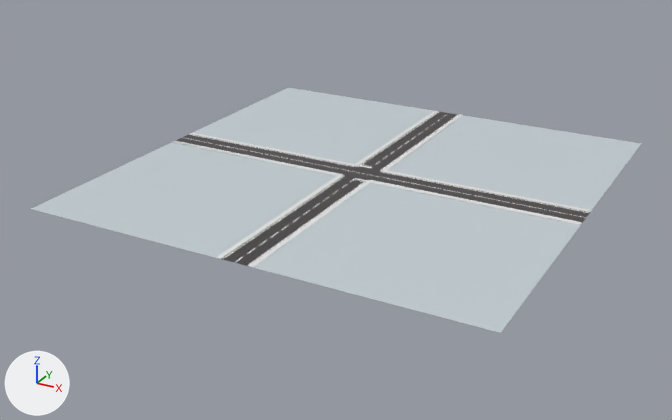
An edit to the COLLADA model CustomRobots/car_junction/models/stopW/meshes/stop.dae, drawn before and after from the same camera.
Camera for both pictures: a 50 mm camera at (88.0, -172.2, 75.8) aimed at (-3.6, -5.7, -7.4). The axes (+X, +Y, +Z) are drawn at lower left. The lights are the same throughout. The picture after the commit comes second. Where no turn or scale is listed for an object, it has been applied to the vertices.

Names of what the first picture shows: 'SketchUp', 'SketchUp_001', 'SketchUp_002', 'SketchUp_003', 'SketchUp_029', 'SketchUp_040', 'SketchUp_041', 'SketchUp_042', 'SketchUp_043' and 6 more.
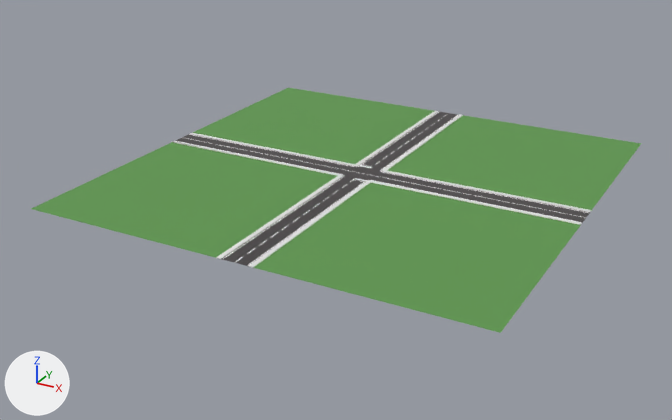
Pixel boxes [x1, y1, x2, y2] of what changed, in the pictures (672 x 420 px):
```json
{"object": "SketchUp_040", "change": "recoloured", "before": [253, 183, 580, 333], "after": [253, 183, 580, 333], "on screen": "light grey to green"}
{"object": "SketchUp_041", "change": "recoloured", "before": [31, 142, 337, 258], "after": [31, 142, 337, 258], "on screen": "light grey to green"}
{"object": "SketchUp_043", "change": "recoloured", "before": [387, 115, 641, 210], "after": [387, 115, 641, 210], "on screen": "light grey to green"}
{"object": "SketchUp_042", "change": "recoloured", "before": [193, 88, 434, 164], "after": [193, 88, 434, 164], "on screen": "light grey to green"}
```

Edits to the scene script, one JSON object a line:
```json
{"op": "set", "path": "mat_material_3.base_color", "old": "(0.565, 0.635, 0.667)", "new": "(0.115, 0.31, 0.0784)", "note": "light grey #c6d1d5 -> green #5f974f"}
```
